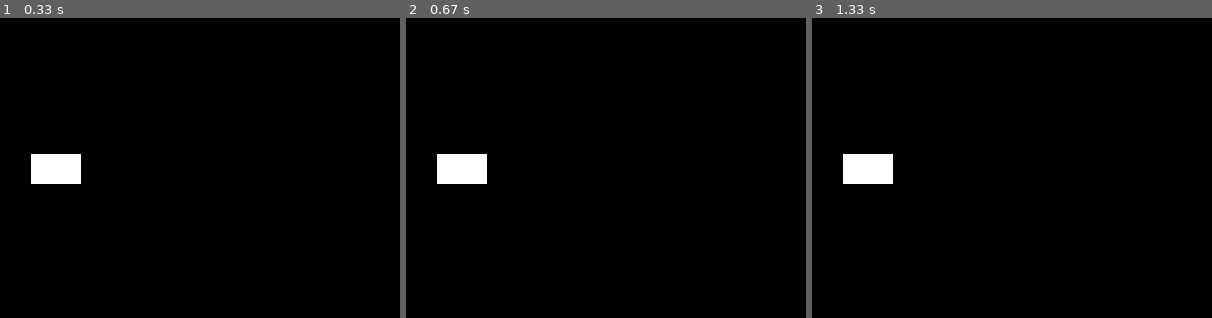
Above: before the commit, frames 1-3 (left to right).
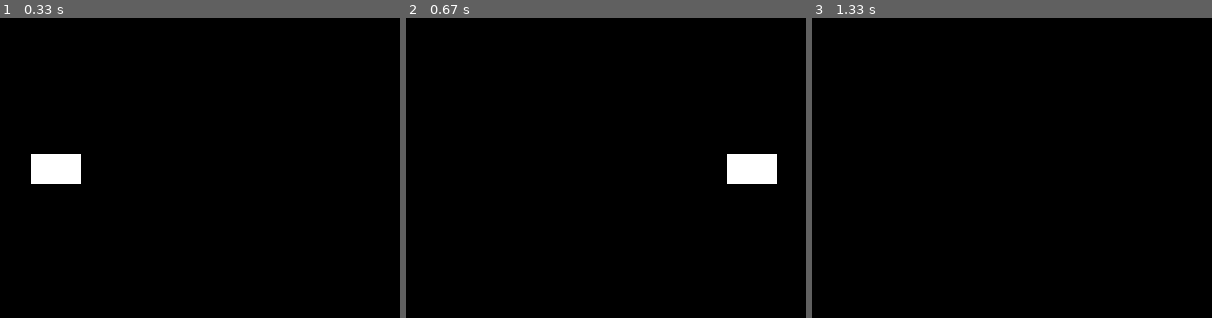
Above: after the commit, the same moments.

Repository: isacbs/Python
Game: pygame game, started from foguete.py
Same seed, same stepped clock (60 frames per second), same inputs: the game is played once before the commit and once after it.
Inputs:
- Up to frame 1 (0.33 s): no input
- Up to frame 2 (0.67 s): hold N from 0.33 s (still down); hold Right from 0.33 s (still down)
- Up to frame 3 (1.33 s): release N at 0.8 s; release Right at 0.8 s
The pictures show only the part of the screen within x 43-93%, y 25-75%; the shares and areas given below are measured in that part.

Frame 1 is identical in both runs. In frame 2, 2.5% of the frame differs, in the area x 7-93%, y 45-56%; in frame 3, 1.2%.

Commit message:
foguete.py

Diff:
--- a/foguete.py
+++ b/foguete.py
@@ -23,23 +23,23 @@
         self.rect = self.image.get_rect()
         self.rect.center = self.position
 
-        def update(self):
-            keys = pygame.key.get_pressed()
+    def update(self):
+        keys = pygame.key.get_pressed()
 
-            if keys[K_LEFT]:
-                self.position.x -= self.speed
-            if keys[K_RIGHT]:
-                self.position.x += self.speed
-            if keys[K_UP]:
+        if keys[K_LEFT]:
+            self.position.x -= self.speed
+        if keys[K_RIGHT]:
+            self.position.x += self.speed
+        if keys[K_UP]:
                 self.position.y -= self.speed
-            if keys[K_DOWN]:
-                self.position.y += self.speed
+        if keys[K_DOWN]:
+            self.position.y += self.speed
 
-            if keys[K_N]:
-                self.speed += 1
-            if keys[K_M] and self.speed > 1:
-                self.speed -= 1
-            self.rect.center = self.position
+        if keys[K_n]:
+            self.speed += 1
+        if keys[K_m] and self.speed > 1:
+            self.speed -= 1
+        self.rect.center = self.position
 
 def main():
     nave = NaveEspacial("Nave 1")
